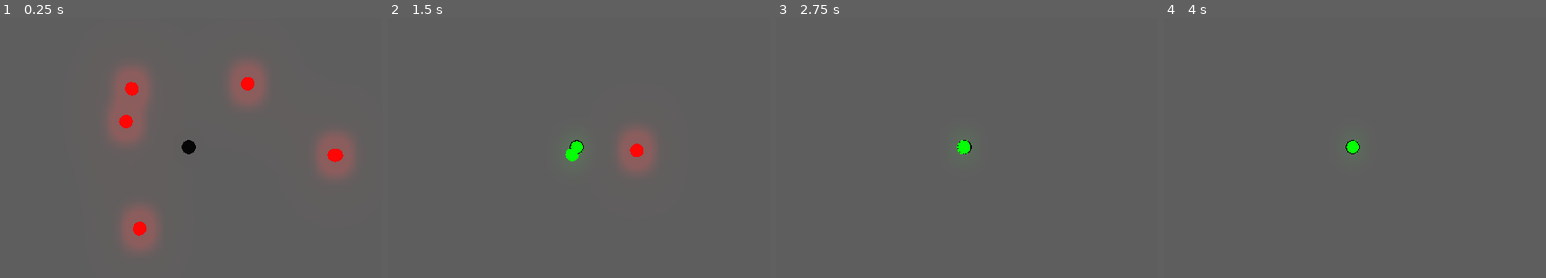
Above: before the commit, frames 1-4 (left to right).
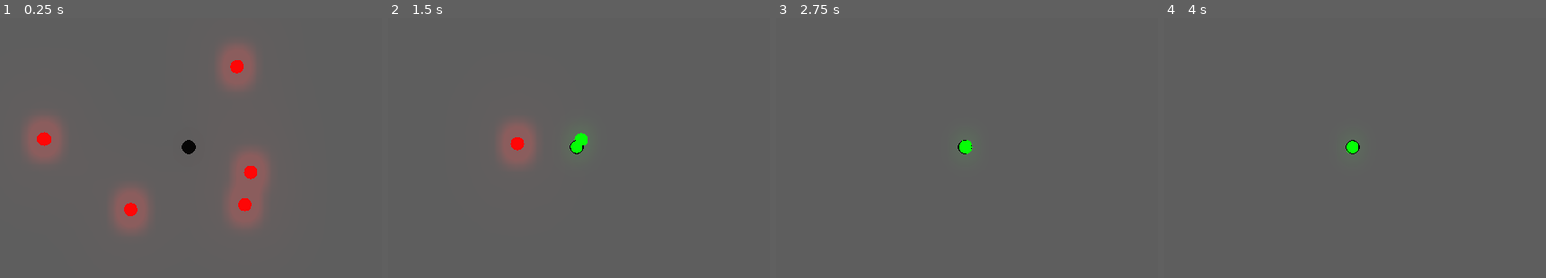
Above: after the commit, the same moments.

Repository: Gibitop/ITMO-GameJam
Game: Godot game, scene res://Scenes/main_scene.tscn
Same seed, same stepped clock (60 frames per second), same inputs: the game is played once before the commit and once after it.
Inputs:
- Up to frame 1 (0.25 s): no input
- Up to frame 2 (1.5 s): no input
- Up to frame 3 (2.75 s): no input
- Up to frame 4 (4 s): no input

The runs differ from the first frame. In frame 1, 11% of the frame differs, in the area x 6-93%, y 10-90%; in frame 2, 3.0%; in frame 3, less than 0.1%; in frame 4, less than 0.1%.

Commit message:
Scene changes

Diff:
--- a/Scenes/Character.tscn
+++ b/Scenes/Character.tscn
@@ -7,3 +7,7 @@
 
 [node name="PlayerBody" type="CSGCylinder" parent="."]
 sides = 64
+
+[node name="Camera" type="Camera" parent="."]
+transform = Transform( -1, -3.82137e-15, -8.74228e-08, -8.74228e-08, 4.37114e-08, 1, 0, 1, -4.37114e-08, 0, 44, 0 )
+current = true
--- a/Scenes/main_scene.tscn
+++ b/Scenes/main_scene.tscn
@@ -8,12 +8,7 @@
 script = ExtResource( 3 )
 
 [node name="CSGTorus" type="CSGTorus" parent="."]
-inner_radius = 100.0
-outer_radius = 110.0
+inner_radius = 98.0
+outer_radius = 100.0
 sides = 64
 material = ExtResource( 1 )
-
-[node name="Camera" type="Camera" parent="."]
-transform = Transform( 1, 0, 0, 0, -1.62921e-07, 1, 0, -1, -1.62921e-07, 0, 36.3056, 0 )
-current = true
-fov = 79.9
